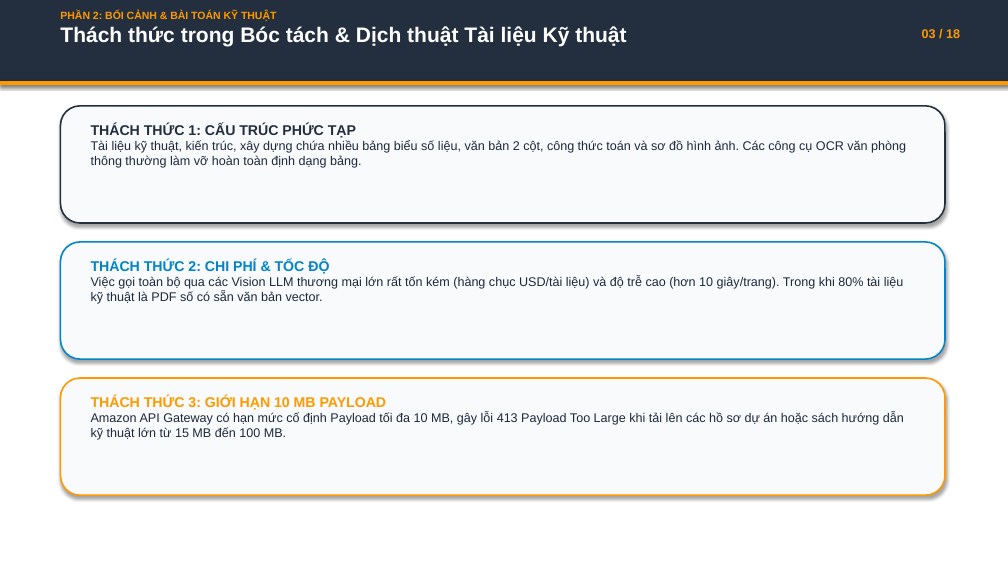
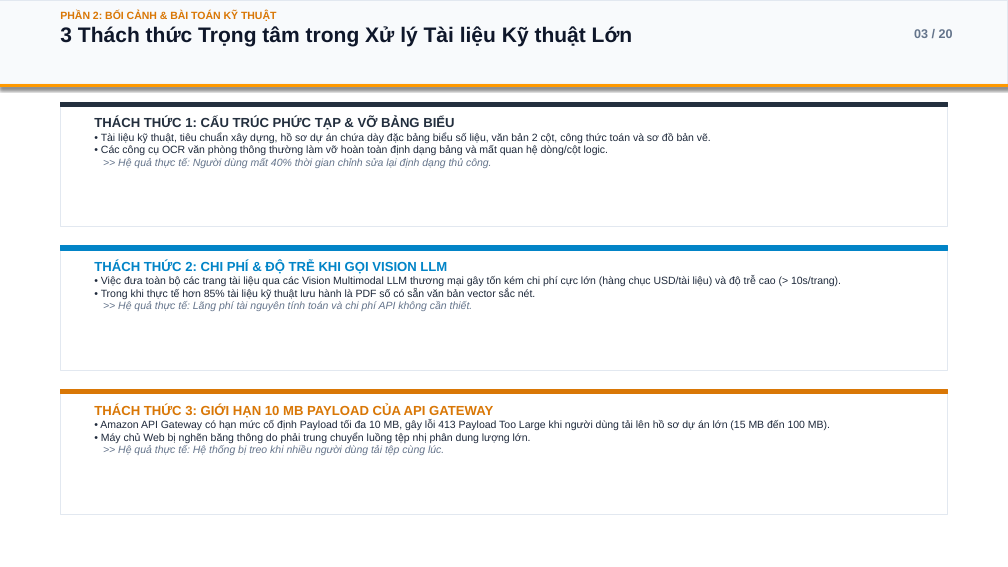
Before and after one commit to Lamhuy0489/workshop, a slide deck: slide 3 of static/downloads/Slide_Bao_Cao_Tot_Nghiep_HUCE_Lam_Quang_Huy.pptx. Drawn at 1008x567 pixels with LibreOffice and Linux fonts; fonts in the diff are those of the drawing. Boxes give left, top, right and bottom in pixels: in the first picture for what was removed or moved away, otherwise in the second. Text is boxed around its words. In the diff, an @@ line names an element or a change of style, - is before the commit and + after.

Commit message:
feat: cap nhat bo slide thuyet trinh Light Theme PPTX PDF va so do Retina kiem chung

```diff
--- a/static/downloads/Slide_Bao_Cao_Tot_Nghiep_HUCE_Lam_Quang_Huy.pptx
+++ b/static/downloads/Slide_Bao_Cao_Tot_Nghiep_HUCE_Lam_Quang_Huy.pptx
@@ rectangle: place and size @@
-rectangle at <box>0,0,1008,83</box>
+rectangle at <box>0,0,1008,87</box>
@@ rectangle at <box>0,0,1008,87</box>: fill #232F3E to #F8FAFC; outline #232F3E 0.75 pt to #E2E8F0 1 pt @@
@@ text at <box>60,26,633,47</box>: text changed; text colour #FFFFFF to #0F172A @@
-Thách thức trong Bóc tách & Dịch thuật Tài liệu Kỹ thuật
+3 Thách thức Trọng tâm trong Xử lý Tài liệu Kỹ thuật Lớn
@@ text at <box>60,11,276,21</box>: text colour #FF9900 to #D97706 in "PHẦN 2: BỐI CẢNH & BÀI TOÁN ..." @@
@@ text at <box>914,29,953,38</box>: text changed; text colour #FF9900 to #64748B @@
-03 / 18
+03 / 20
@@ rectangle: place and size @@
-rectangle at <box>60,106,945,223</box>
+rectangle at <box>60,102,948,227</box>
@@ rectangle at <box>60,102,948,227</box>: rounded rectangle to rectangle; fill #F8FAFC to #FFFFFF; outline #232F3E 1.5 pt to #E2E8F0 1 pt; shadow off @@
@@ rectangle added at <box>60,102,948,107</box>, fill #232F3E, outline #232F3E 0.75 pt @@
@@ text at <box>94,117,711,168</box>: text changed; size 12 to 10 pt @@
-THÁCH THỨC 1: CẤU TRÚC PHỨC TẠP
-Tài liệu kỹ thuật, kiến trúc, xây dựng chứa nhiều bảng biểu số liệu, văn bản 2 cột, công thức toán và sơ đồ hình ảnh. Các công cụ OCR văn phòng thông thường làm vỡ hoàn toàn định dạng bảng.
+THÁCH THỨC 1: CẤU TRÚC PHỨC TẠP & VỠ BẢNG BIỂU
+• Tài liệu kỹ thuật, tiêu chuẩn xây dựng, hồ sơ dự án chứa dày đặc bảng biểu số liệu, văn bản 2 cột, công thức toán và sơ đồ bản vẽ.
+• Các công cụ OCR văn phòng thông thường làm vỡ hoàn toàn định dạng bảng và mất quan hệ dòng/cột logic.
+>> Hệ quả thực tế: Người dùng mất 40% thời gian chỉnh sửa lại định dạng thủ công.
@@ rounded rectangle removed at <box>60,242,945,359</box> @@
@@ rectangle added at <box>60,246,948,371</box>, fill #FFFFFF, outline #E2E8F0 1 pt @@
@@ rectangle added at <box>60,246,948,250</box>, fill #0284C7, outline #0284C7 0.75 pt @@
@@ text at <box>94,261,841,311</box>: text changed; size 12 to 10 pt @@
-THÁCH THỨC 2: CHI PHÍ & TỐC ĐỘ
-Việc gọi toàn bộ qua các Vision LLM thương mại lớn rất tốn kém (hàng chục USD/tài liệu) và độ trễ cao (hơn 10 giây/trang). Trong khi 80% tài liệu kỹ thuật là PDF số có sẵn văn bản vector.
+THÁCH THỨC 2: CHI PHÍ & ĐỘ TRỄ KHI GỌI VISION LLM
+• Việc đưa toàn bộ các trang tài liệu qua các Vision Multimodal LLM thương mại gây tốn kém chi phí cực lớn (hàng chục USD/tài liệu) và độ trễ cao (> 10s/trang).
+• Trong khi thực tế hơn 85% tài liệu kỹ thuật lưu hành là PDF số có sẵn văn bản vector sắc nét.
+>> Hệ quả thực tế: Lãng phí tài nguyên tính toán và chi phí API không cần thiết.
@@ rounded rectangle removed at <box>60,378,945,495</box> @@
@@ rectangle added at <box>60,389,948,514</box>, fill #FFFFFF, outline #E2E8F0 1 pt @@
@@ rectangle added at <box>60,389,948,394</box>, fill #D97706, outline #D97706 0.75 pt @@
@@ text at <box>94,404,830,455</box>: text changed; size 12 to 10 pt @@
-THÁCH THỨC 3: GIỚI HẠN 10 MB PAYLOAD
-Amazon API Gateway có hạn mức cố định Payload tối đa 10 MB, gây lỗi 413 Payload Too Large khi tải lên các hồ sơ dự án hoặc sách hướng dẫn kỹ thuật lớn từ 15 MB đến 100 MB.
+THÁCH THỨC 3: GIỚI HẠN 10 MB PAYLOAD CỦA API GATEWAY
+• Amazon API Gateway có hạn mức cố định Payload tối đa 10 MB, gây lỗi 413 Payload Too Large khi người dùng tải lên hồ sơ dự án lớn (15 MB đến 100 MB).
+• Máy chủ Web bị nghẽn băng thông do phải trung chuyển luồng tệp nhị phân dung lượng lớn.
+>> Hệ quả thực tế: Hệ thống bị treo khi nhiều người dùng tải tệp cùng lúc.
```
Also in this commit, not shown: 14 other slides changed, 5 slides added, 3 slides removed, 7 other files.
